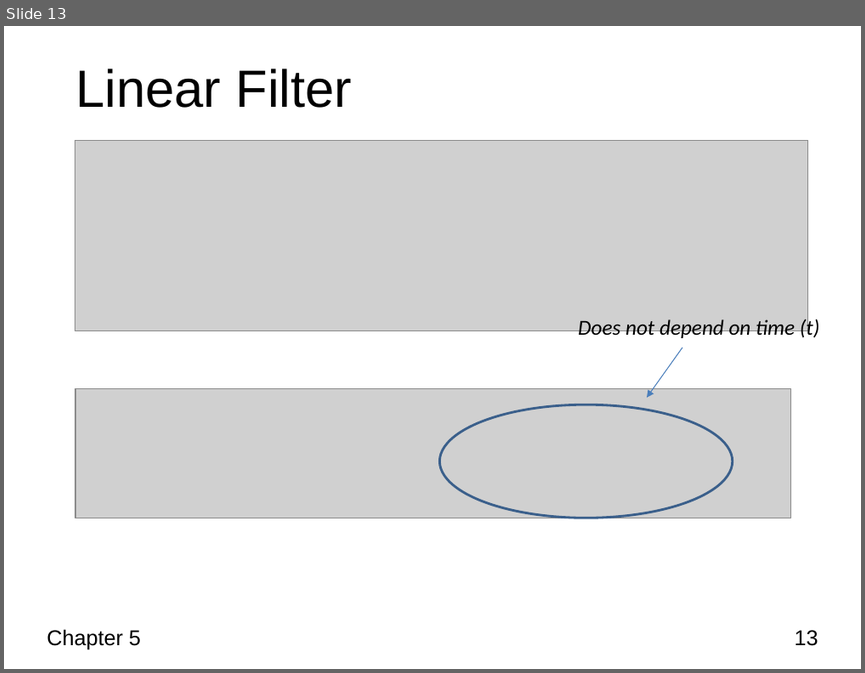
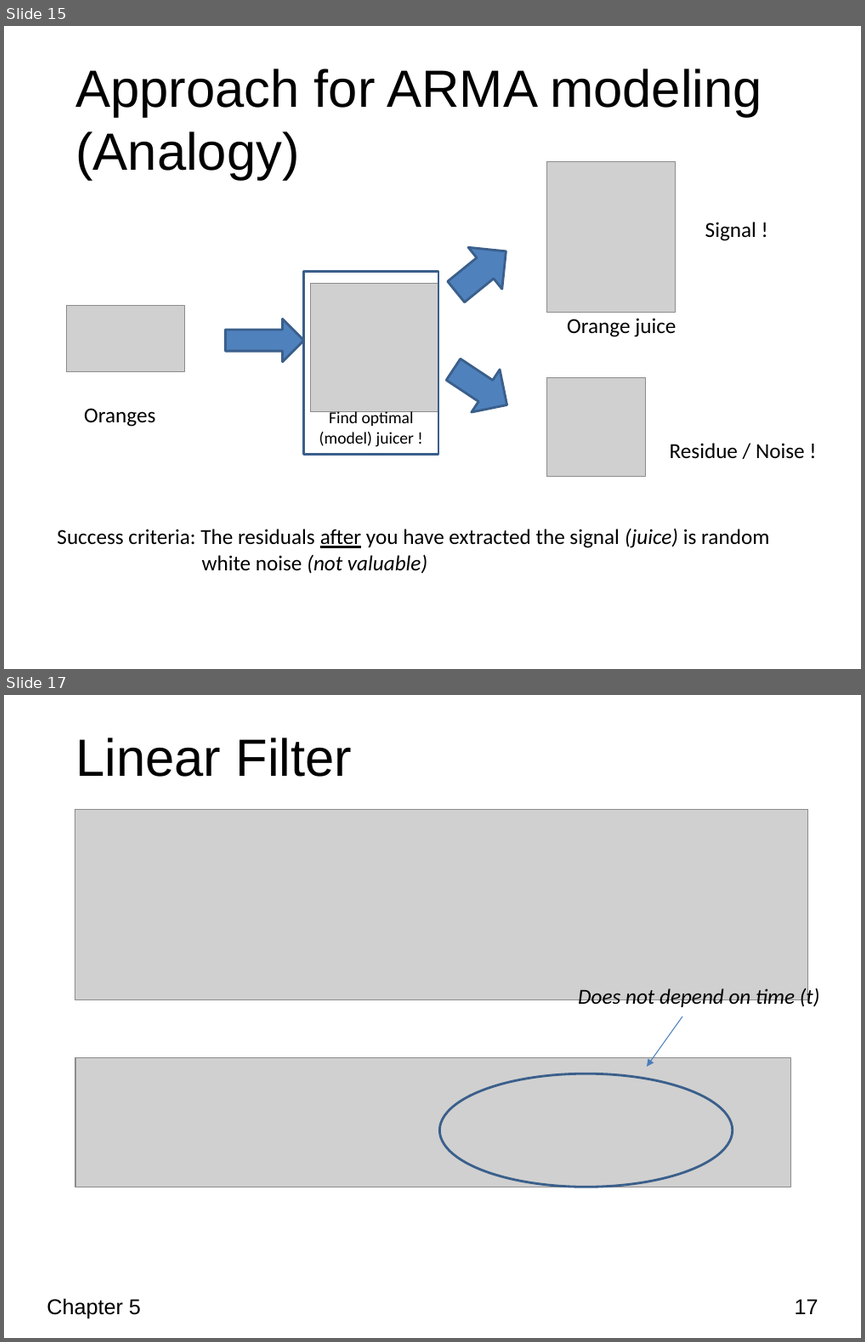
Before and after one commit to kefuzhu/University-of-Rochester, a slide deck: DSC475/Lecture-Slides/Chapter5_ARMA_Part1.pptx. Shown one above the other, each under a label of ours: slide 13 before the commit, slides 15 and 17 after it; the slides between them are not shown. The pictures are 865x673 and 865x1342 pixels, drawn with LibreOffice and Linux fonts; fonts in the diff are those of the drawing; grey boxes stand for pictures; background and template pictures are left out. Boxes give left, top, right and bottom in pixels: in the first picture for what was removed or moved away, otherwise in the second. Text is boxed around its words. In the diff, an @@ line names an element or a change of style, - is before the commit and + after.

```diff
--- a/DSC475/Lecture-Slides/Chapter5_ARMA_Part1.pptx
+++ b/DSC475/Lecture-Slides/Chapter5_ARMA_Part1.pptx
@@ slide 15 added at (4,26,861,669), background #FFFFFF @@
@@ title added at (75,68,762,179), 44 pt, text #000000 @@
+Approach for ARMA modeling
+(Analogy)
@@ rectangle added at (304,271,438,454), outline #3A5F8C 2 pt, 14 pt, text #000000 @@
+Find optimal (model) juicer !
@@ picture added at (67,306,185,371) @@
@@ picture added at (311,283,439,412) @@
@@ right arrow added at (225,319,304,362), fill #4F81BD, outline #3A5F8C 2 pt @@
@@ group added at (439,161,756,337): 2 texts, 1 picture, 1 right arrow @@
+Signal !
+Orange juice
@@ right arrow added at (439,347,521,426), fill #4F81BD, outline #3A5F8C 2 pt @@
@@ picture added at (546,377,645,476) @@
@@ text added at (84,408,155,426), 18 pt, text #000000 @@
+Oranges
@@ text added at (670,442,805,458), 18 pt, text #000000 @@
+Residue / Noise !
@@ text added at (57,528,769,573), 18 pt, text #000000 @@
+Success criteria: The residuals after you have extracted the signal (juice) is random white noise (not valuable)
@@ what was slide 13 is now slide 17 @@
@@ page number at (794,1299,818,1314): text changed @@
-13
+17
```
Also in this commit, not shown: 12 slides changed, 14 other slides added, 1 slide removed, 1 other file.
